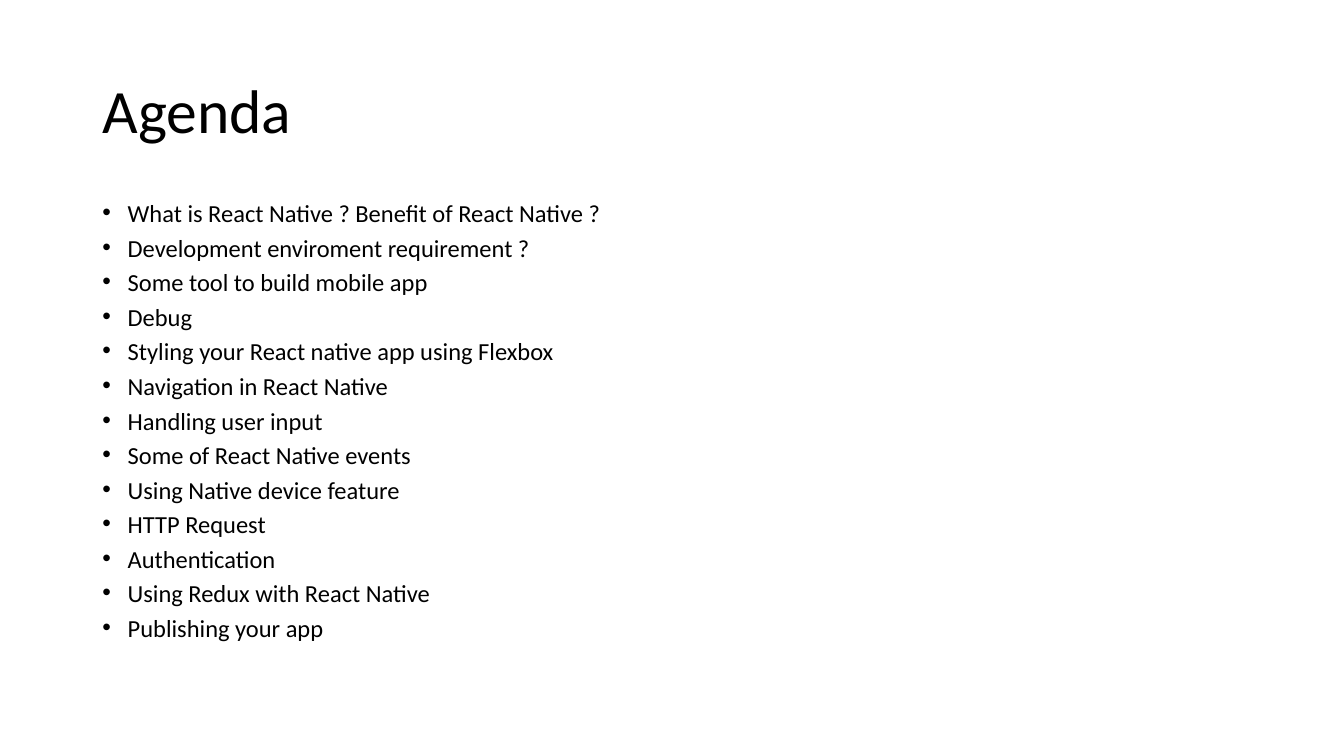
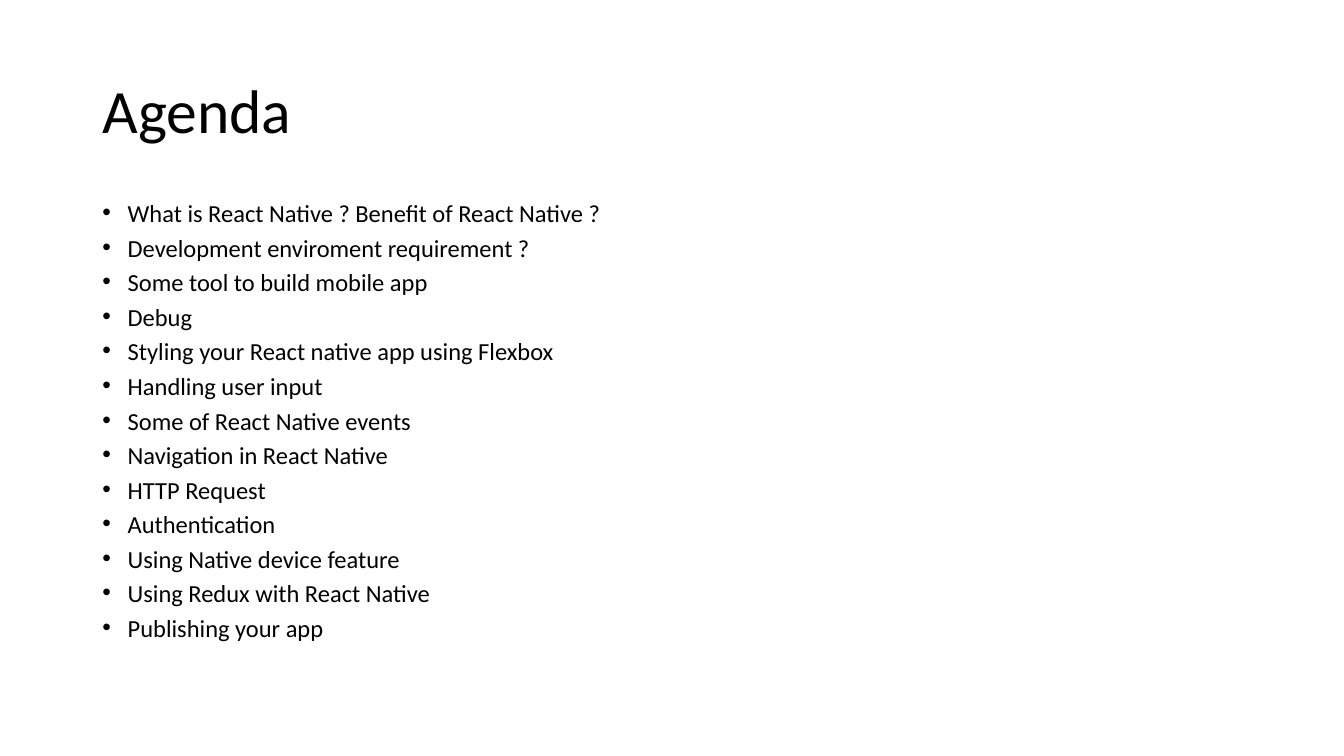
Before and after one commit to ngohungphuc/Presentation, a slide deck: slide 2 of reactnative/React Native.pptx. Drawn at 1344x756 pixels with LibreOffice and Linux fonts; fonts in the diff are those of the drawing. Boxes give left, top, right and bottom in pixels: in the first picture for what was removed or moved away, otherwise in the second. Text is boxed around its words. In the diff, an @@ line names an element or a change of style, - is before the commit and + after.

Commit message:
update

```diff
--- a/reactnative/React Native.pptx
+++ b/reactnative/React Native.pptx
@@ text at box(128, 378, 388, 400): paragraph removed @@
-• Navigation in React Native
@@ text at box(128, 447, 388, 469): text changed @@
-• Using Native device feature
+• Navigation in React Native
@@ text at box(128, 551, 400, 573): paragraph added @@
+• Using Native device feature
```
Also in this commit, not shown: 1 slide added.
